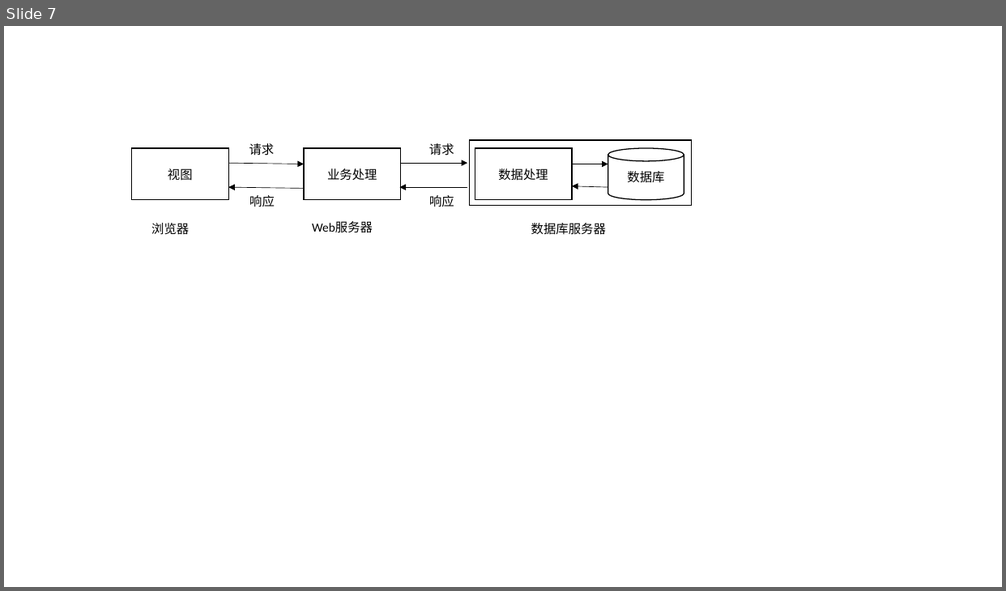
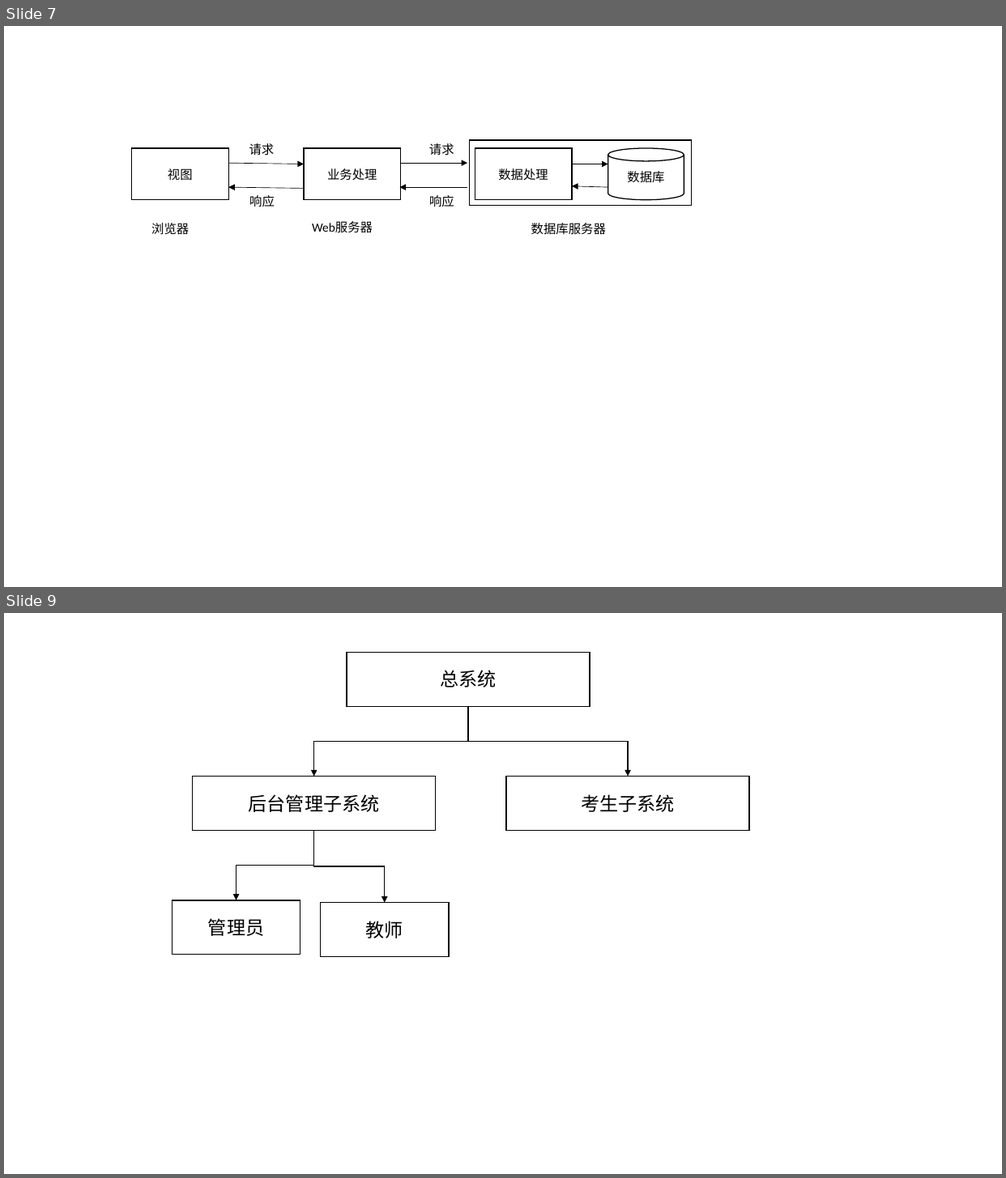
Before and after one commit to ElaineGxy/thesis, a slide deck: 图片/图片.pptx. Shown one above the other, each under a label of ours: slide 7 before the commit, slides 7 and 9 after it; the slides between them are not shown. The pictures are 1006x591 and 1006x1178 pixels, drawn with LibreOffice and Linux fonts; fonts in the diff are those of the drawing. Boxes give left, top, right and bottom in pixels: in the first picture for what was removed or moved away, otherwise in the second. Text is boxed around its words. In the diff, an @@ line names an element or a change of style, - is before the commit and + after.

```diff
--- a/图片/图片.pptx
+++ b/图片/图片.pptx
@@ slide 9 added at [4,613,1002,1174], background #FFFFFF @@
@@ group added at [172,652,750,956]: 5 rectangles, 4 elbow arrows @@
+总系统
+后台管理子系统
+考生子系统
+管理员
+教师
```
Also in this commit, not shown: 3 other slides added, 1 other file.
